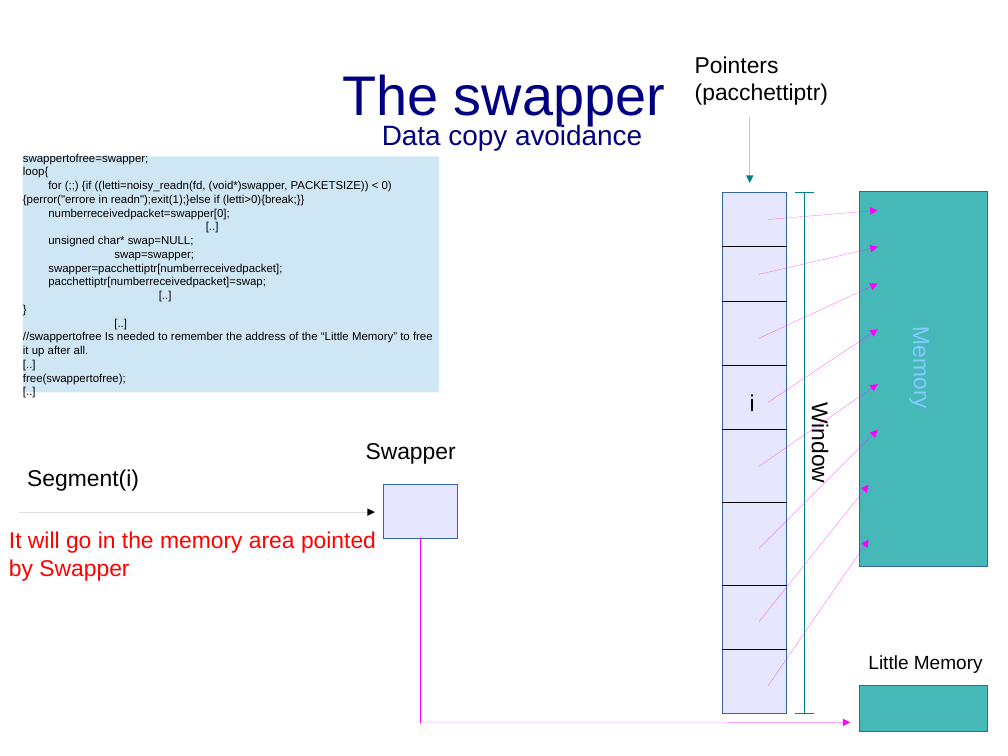
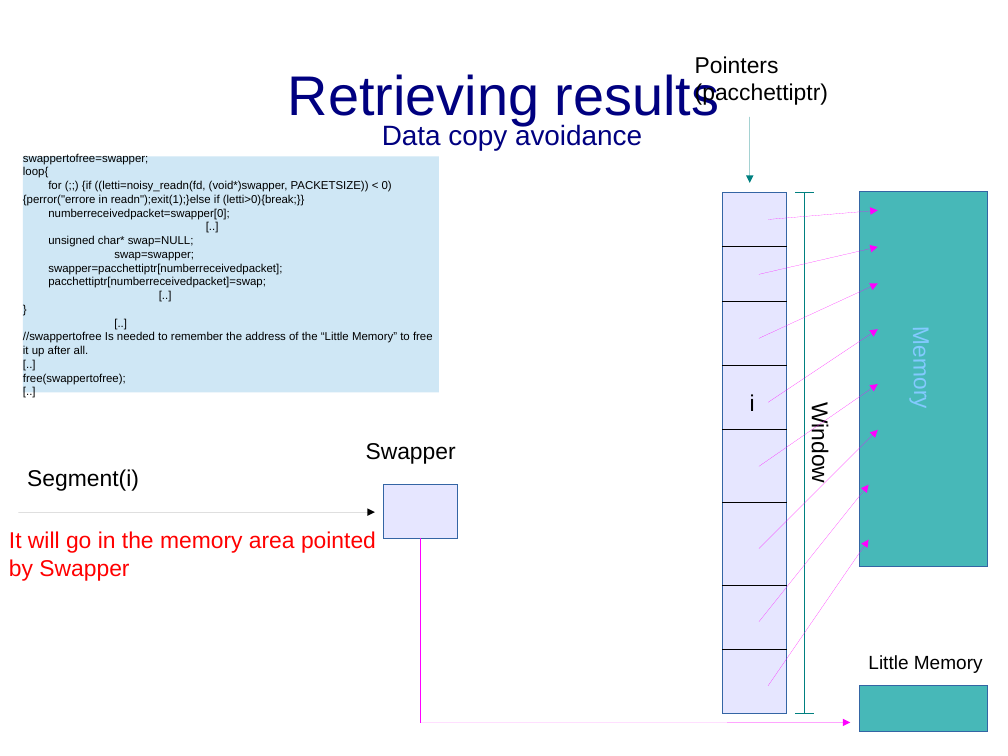
Before and after one commit to sgaragagghu/sdcc-documentazione, a slide deck: slide 7 of to_delete/presentazione.odp. Drawn at 1008x756 pixels with LibreOffice and Linux fonts; fonts in the diff are those of the drawing. Boxes give left, top, right and bottom in pixels: in the first picture for what was removed or moved away, otherwise in the second. Text is boxed around its words. In the diff, an @@ line names an element or a change of style, - is before the commit and + after.

```diff
--- a/to_delete/presentazione.odp
+++ b/to_delete/presentazione.odp
@@ title at box(288, 71, 719, 125): text changed @@
-The swapper
+Retrieving results
```
Also in this commit, not shown: 6 other slides changed, 3 slides added, 3 slides removed.
